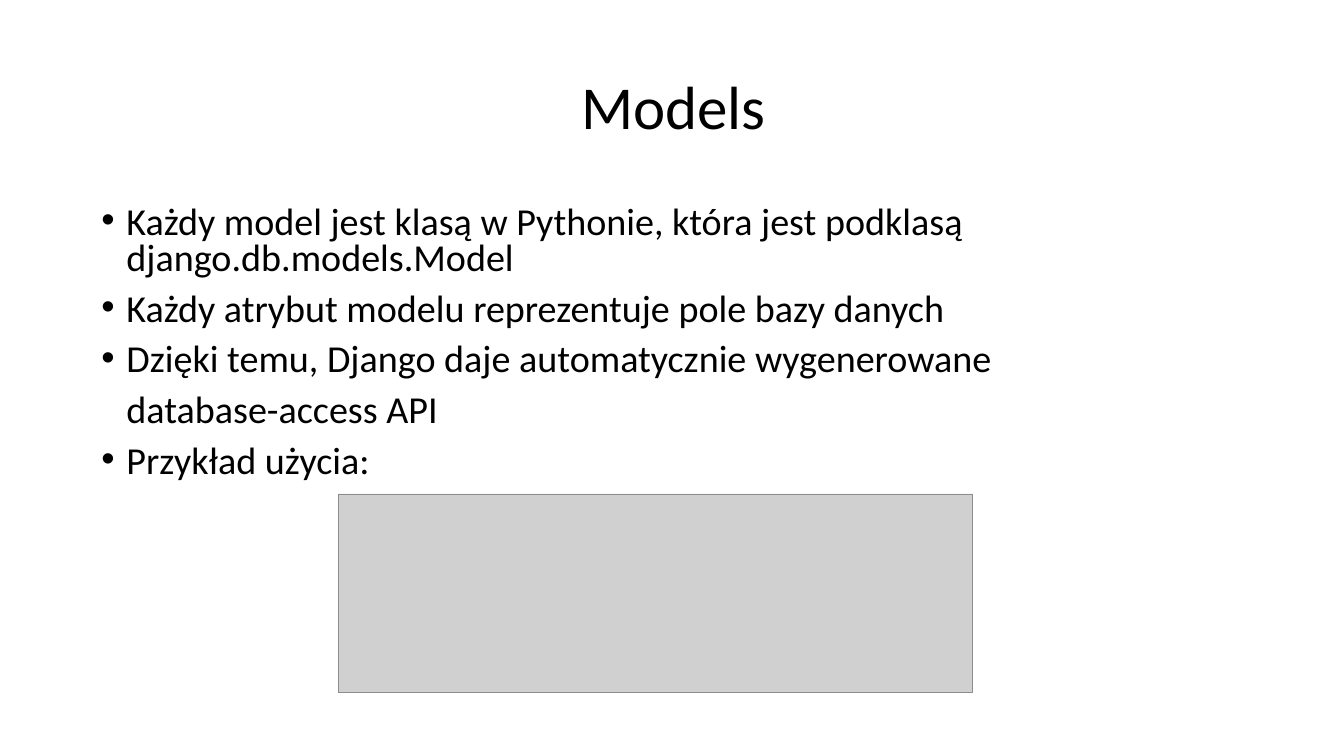
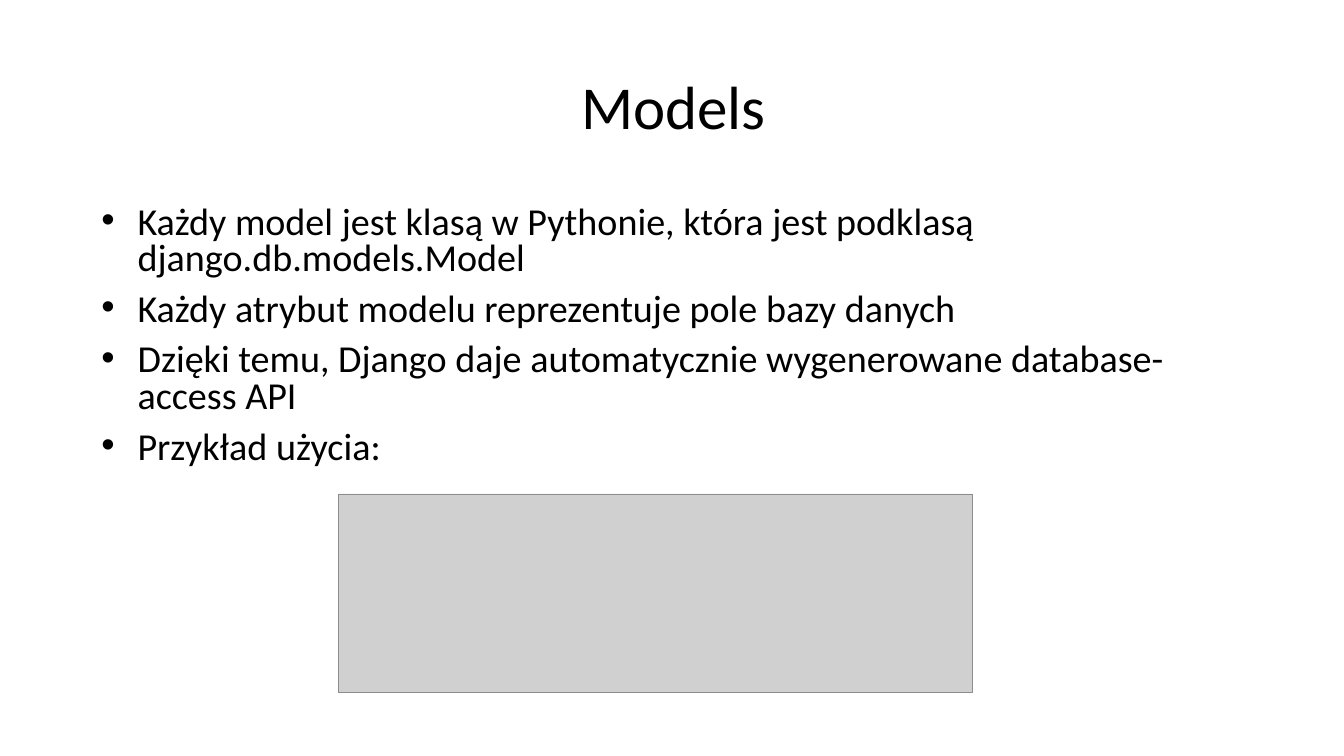
Before and after one commit to mpedziwiatr02/JPWP-User-Registration, a slide deck: slide 15 of PRESENTATION.odp. Drawn at 1344x756 pixels with LibreOffice and Linux fonts; fonts in the diff are those of the drawing; grey boxes stand for pictures; background and template pictures are left out. Boxes give left, top, right and bottom in pixels: in the first picture for what was removed or moved away, otherwise in the second. Text is boxed around its words. In the diff, an @@ line names an element or a change of style, - is before the commit and + after.

```diff
--- a/PRESENTATION.odp
+++ b/PRESENTATION.odp
@@ text at box(138, 208, 974, 466): indent changed @@
@@ text at box(138, 345, 1163, 410): text changed @@
-• Dzięki temu, Django daje automatycznie wygenerowane
-database-access API
+• Dzięki temu, Django daje automatycznie wygenerowane database-access API
```
Also in this commit, not shown: 18 other slides changed.
